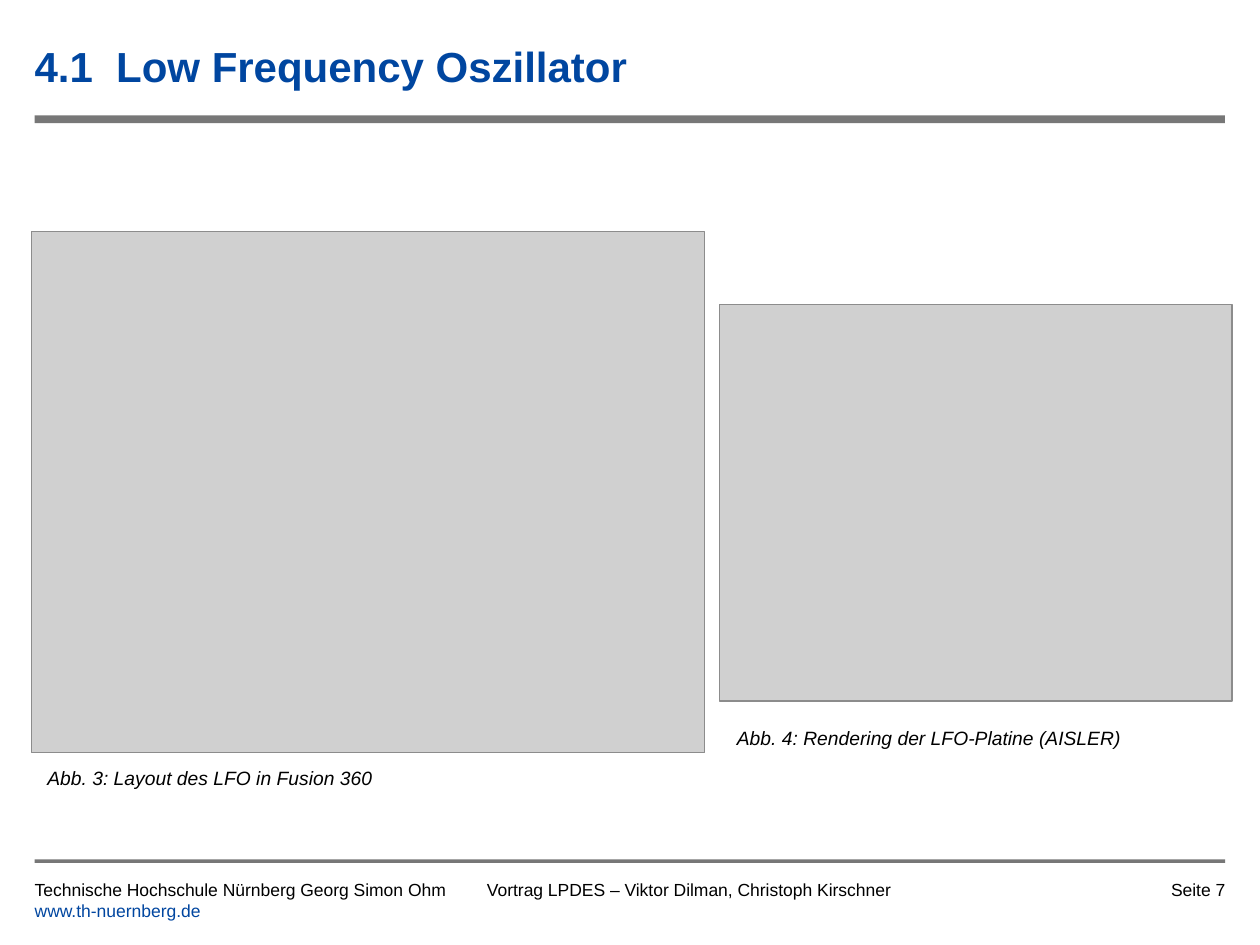
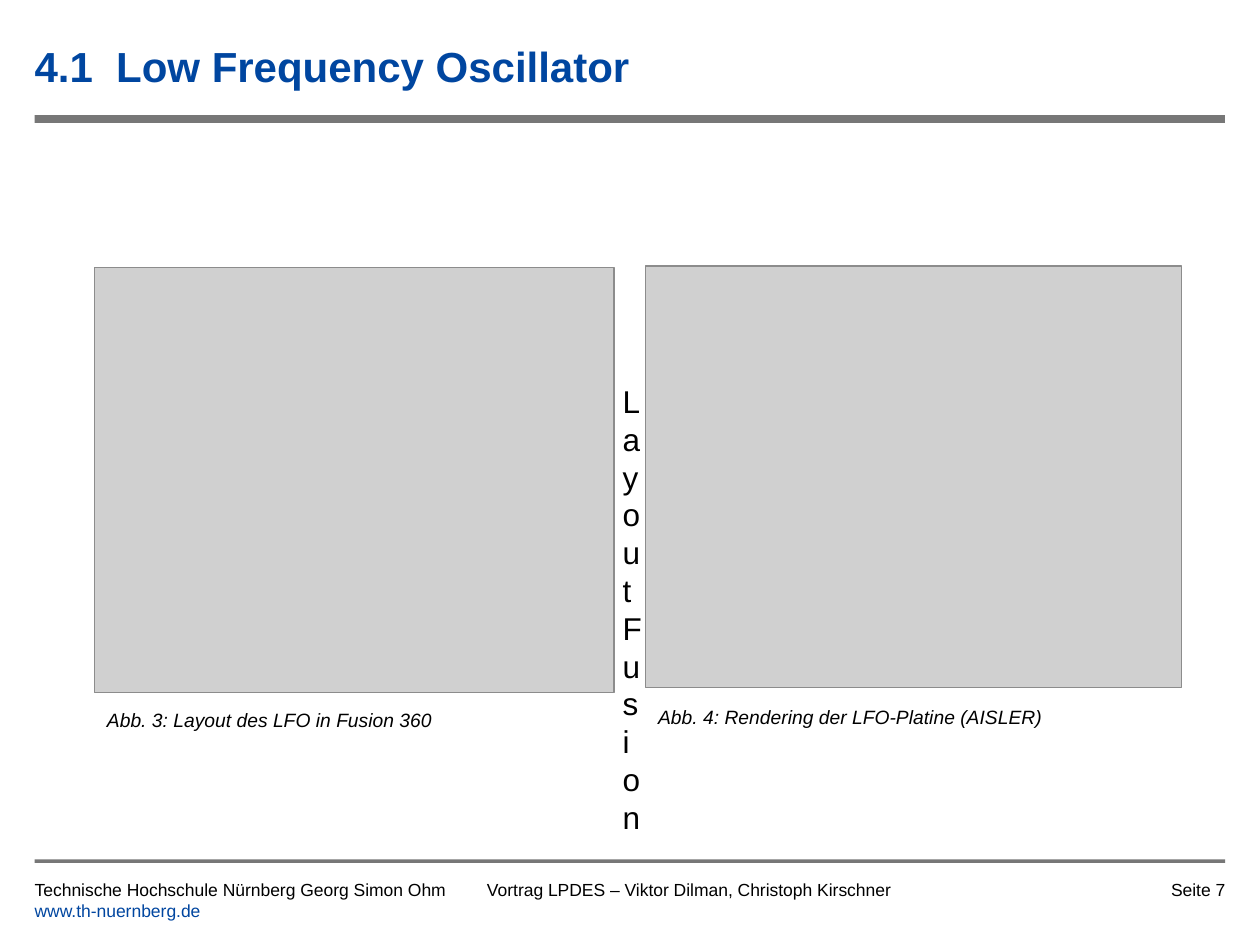
Before and after one commit to tsedlmeier/Synthesizer, a slide deck: slide 7 of Vortrag/Leiterplatte_als_Musikinstrument_Kirschner_Dilman.pptx. Drawn at 1260x945 pixels with LibreOffice and Linux fonts; fonts in the diff are those of the drawing; grey boxes stand for pictures; background and template pictures are left out. Boxes give left, top, right and bottom in pixels: in the first picture for what was removed or moved away, otherwise in the second. Text is boxed around its words. In the diff, an @@ line names an element or a change of style, - is before the commit and + after.

```diff
--- a/Vortrag/Leiterplatte_als_Musikinstrument_Kirschner_Dilman.pptx
+++ b/Vortrag/Leiterplatte_als_Musikinstrument_Kirschner_Dilman.pptx
@@ title at (35, 51, 630, 90): text changed @@
-4.1 Low Frequency Oszillator
+4.1 Low Frequency Oscillator
@@ picture: place and size @@
-picture at (32, 232, 704, 753)
+picture at (94, 267, 614, 692)
@@ picture: place and size @@
-picture at (719, 304, 1232, 701)
+picture at (645, 266, 1181, 688)
@@ text "Layout Fusion": place and size @@
-text "Layout Fusion" at (114, 771, 335, 789)
+text "Layout Fusion" at (173, 713, 394, 731)
@@ text "Abb. 3: Layout des LFO ...": place and size @@
-text "Abb. 3: Layout des LFO ..." at (47, 771, 372, 786)
+text "Abb. 3: Layout des LFO ..." at (107, 713, 431, 728)
@@ text "Abb. 4: Rendering der LFO-Platine ...": place and size @@
-text "Abb. 4: Rendering der LFO-Platine ..." at (737, 731, 1120, 749)
+text "Abb. 4: Rendering der LFO-Platine ..." at (658, 710, 1041, 728)
```
Also in this commit, not shown: 6 other slides changed, 1 other file.
